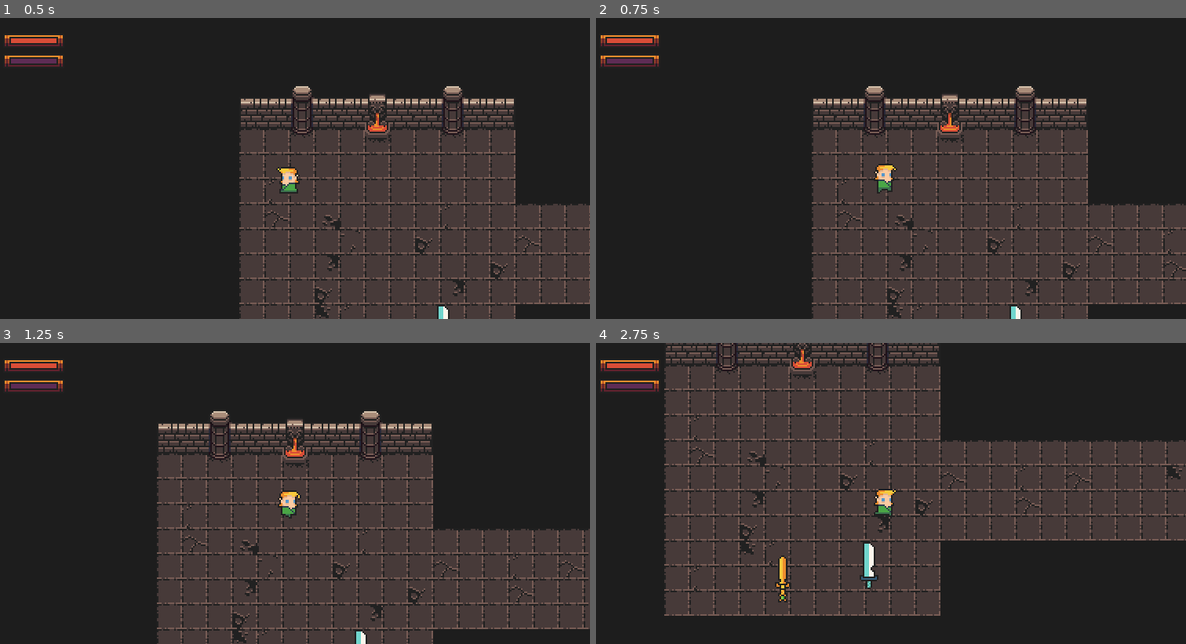
Above: before the commit, frames 1-4 (two rows, left to right).
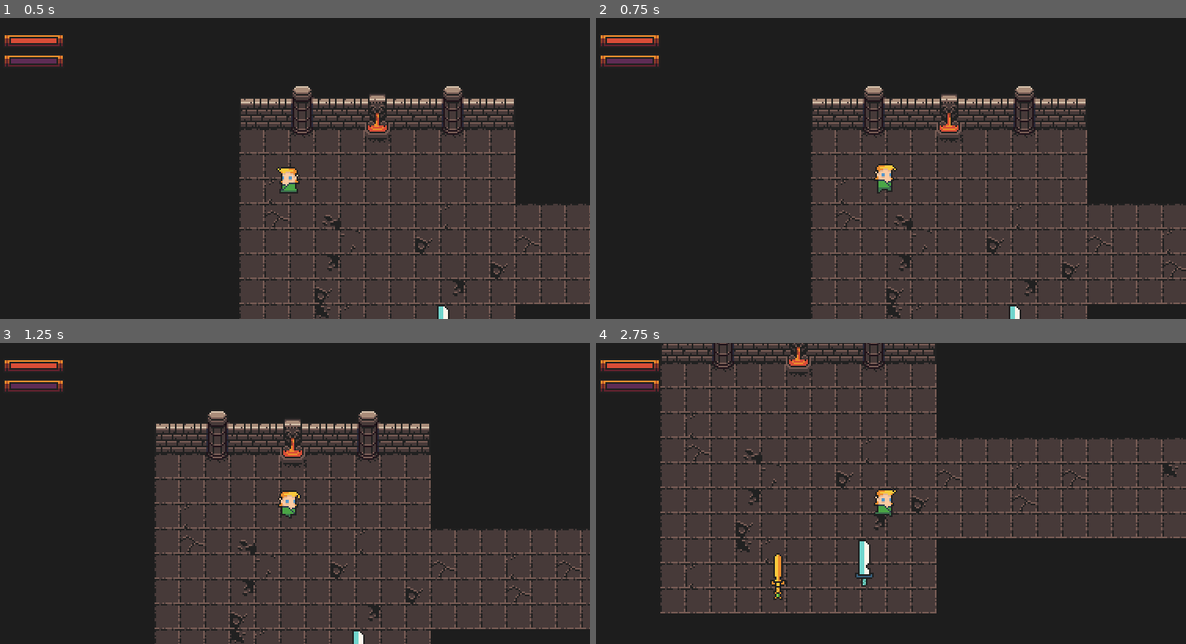
Above: after the commit, the same moments.

Repository: Bandeiraa/GodotTopDownRpg
Game: Godot game, scene res://scenes/management/dungeon_manager.tscn
Same seed, same stepped clock (60 frames per second), same inputs: the game is played once before the commit and once after it.
Inputs (mouse positions are in pixels of both pictures, inside the frame that each line leads up to):
- Up to frame 1 (0.5 s): no input
- Up to frame 2 (0.75 s): move the mouse to (1014, 153) at 0.52 s; hold Right (ui_right) from 0.53 s (still down); click (1014, 153) at 0.6 s
- Up to frame 3 (1.25 s): keep holding Right (ui_right)
- Up to frame 4 (2.75 s): move the mouse to (767, 508) at 1.27 s; release Right (ui_right) at 1.28 s; hold Down (ui_down) 1.28-2.03 s; click (767, 508) at 1.35 s; move the mouse to (944, 427) at 2.02 s; hold Right (ui_right) from 2.03 s (still down); click (944, 427) at 2.1 s

Frame 1 is identical in both runs. In frame 2, 4.2% of the frame differs, in the area x 36-100%, y 22-100%; in frame 3, 9.9%; in frame 4, 20%, in the area x 10-100%, y 0-91%.

Commit message:
The weapon now use stats strength to calculate damage

Diff:
--- a/scenes/character/player.tscn
+++ b/scenes/character/player.tscn
@@ -133,7 +133,7 @@
 rotation = 3.14159
 z_index = -1
 script = ExtResource( 4 )
-attack_cooldown = 1.0
+attack_cooldown = 1.5
 
 [node name="Weapon" type="Sprite" parent="WeaponSpawner"]
 
@@ -156,3 +156,5 @@
 agility = 2
 
 [connection signal="timeout" from="WeaponSpawner/AttackCooldown" to="WeaponSpawner" method="on_attack_cooldown"]
+[connection signal="kill" from="Stats" to="." method="kill"]
+[connection signal="level_up" from="Stats" to="." method="on_level_up"]
--- a/scripts/character/player.gd
+++ b/scripts/character/player.gd
@@ -1,8 +1,13 @@
 extends KinematicBody2D
 
+const DEATH_FX = preload("res://scenes/effects/death_effect.tscn")
+
 var current_weapon: String = ""
+var base_speed: int
+var new_strength: int
 var velocity: Vector2
 
+onready var stats: Node = get_node("Stats")
 onready var texture: Sprite = get_node("Texture")
 onready var animation: AnimationPlayer = get_node("Animation")
 onready var weapon_spawner: Position2D = get_node("WeaponSpawner")
@@ -11,6 +16,9 @@
 export(int) var walk_speed
 
 func _ready() -> void:
+	new_strength = stats.strength
+	base_speed = walk_speed
+	walk_speed += stats.agility
 	texture.texture = load(character)
 
 
@@ -37,6 +45,7 @@
 
 func instance_weapon() -> void:
 	var weapon: Object = load(current_weapon).instance()
+	weapon.update_damage(new_strength)
 	get_tree().root.call_deferred("add_child", weapon)
 	weapon.global_position = weapon_spawner.global_position
 	if (get_global_mouse_position() - global_position).x < 0:
@@ -65,3 +74,16 @@
 	input_vector.y = Input.get_action_strength("ui_down") - Input.get_action_strength("ui_up")
 	input_vector = input_vector.normalized()
 	return input_vector
+
+
+func on_level_up(strength: int, agility: int, dextery: int) -> void:
+	new_strength = strength
+	walk_speed = base_speed + agility
+	weapon_spawner.update_attack_cooldown(dextery)
+
+
+func kill():
+	var effect_to_instance: Object = DEATH_FX.instance()
+	get_tree().root.call_deferred("add_child", effect_to_instance)
+	effect_to_instance.global_position = global_position
+	queue_free()
--- a/scripts/character/stats.gd
+++ b/scripts/character/stats.gd
@@ -1,14 +1,22 @@
 extends Node
 
 signal kill
+signal level_up
 
 export(int) var strength
 export(int) var dextery
 export(int) var vitality
 export(int) var agility
 
-var health: int = 5
-var max_health: int = health
+onready var parent: KinematicBody2D = get_parent()
+onready var health: int = vitality
+onready var max_health: int = health
+onready var stats: Dictionary = {
+	"str": strength,
+	"dex": dextery,
+	"vit": vitality,
+	"agi": agility
+}
 
 var current_exp: int = 0
 var current_level: int = 1
@@ -25,16 +33,14 @@
 	10: 350,
 }
 
-onready var stats: Dictionary = {
-	"str": strength,
-	"dex": dextery,
-	"vit": vitality,
-	"agi": agility
-}
-
 func _ready() -> void:
 	get_tree().call_group("Exp", "level_exp", exp_bar[current_level], 0)
 	get_tree().call_group("Health", "health", health)
+
+
+func _process(_delta):
+	if Input.is_action_just_pressed("ui_up"):
+		on_level_up()
 
 
 func update_health(value: int) -> void:
@@ -59,13 +65,9 @@
 
 func on_level_up() -> void:
 	randomize()
-	max_health += 5
-	get_tree().call_group("Health", "health", max_health)
 	for key in stats.keys():
 		stats[key] += randi() % 3 + 1
 
-	print("Strength: " + str(stats.str))
-	print("Dextery: " + str(stats.dex))
-	print("Vitality: " + str(stats.vit))
-	print("Agility: " + str(stats.agi))
-	print("")
+	max_health = stats.vit
+	emit_signal("level_up", stats.str, stats.agi, stats.dex)
+	get_tree().call_group("Health", "health", max_health)
--- a/scripts/character/weapon_spawner.gd
+++ b/scripts/character/weapon_spawner.gd
@@ -1,6 +1,7 @@
 extends Position2D
 
 var can_attack: bool = true
+var base_attack_cooldown: float
 
 export(float) var attack_cooldown
 
@@ -8,6 +9,12 @@
 onready var timer: Timer = get_node("AttackCooldown")
 
 func _ready() -> void:
+	base_attack_cooldown = attack_cooldown
+	timer.set_wait_time(attack_cooldown)
+
+
+func update_attack_cooldown(value: int) -> void:
+	attack_cooldown = base_attack_cooldown - (value * .01)
 	timer.set_wait_time(attack_cooldown)
 
 
--- a/scripts/character/weapon_template.gd
+++ b/scripts/character/weapon_template.gd
@@ -3,6 +3,7 @@
 const EFFECT = preload("res://scenes/effects/hit_effect.tscn")
 
 var direction: Vector2 = Vector2.ZERO
+var base_damage: int
 
 export(String) var weapon_texture
 export(float) var lifetime
@@ -14,6 +15,7 @@
 onready var animation: AnimationPlayer = get_node("Animation")
 
 func _ready() -> void:
+	base_damage = damage
 	timer.set_wait_time(lifetime)
 	timer.start()
 
@@ -21,6 +23,15 @@
 func _physics_process(_delta: float) -> void:
 	rotation_degrees += rotation_speed
 	translate(direction * speed)
+
+
+func update_damage(strength: int) -> void:
+	yield(self, "ready")
+	print("")
+	print("Base Damage: " + str(base_damage))
+	print("Strength: " + str(strength))
+	damage = base_damage + strength
+	print("Weapon Total Damage: " + str(damage))
 
 
 func on_body_entered(_body: Object) -> void:
